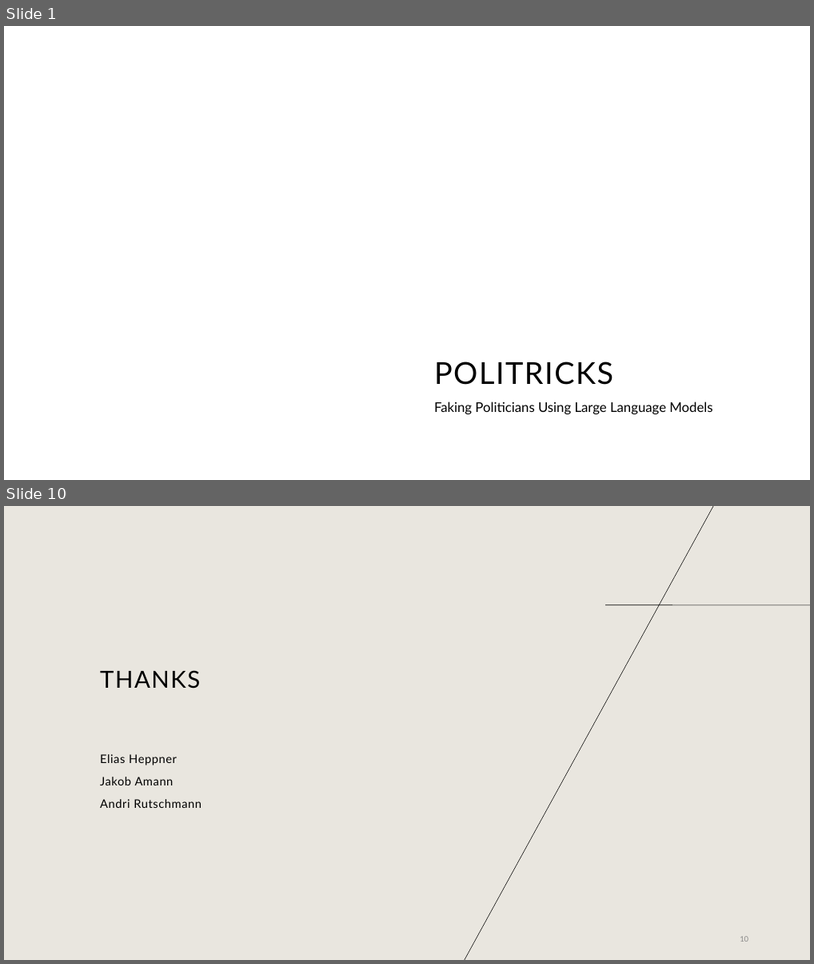
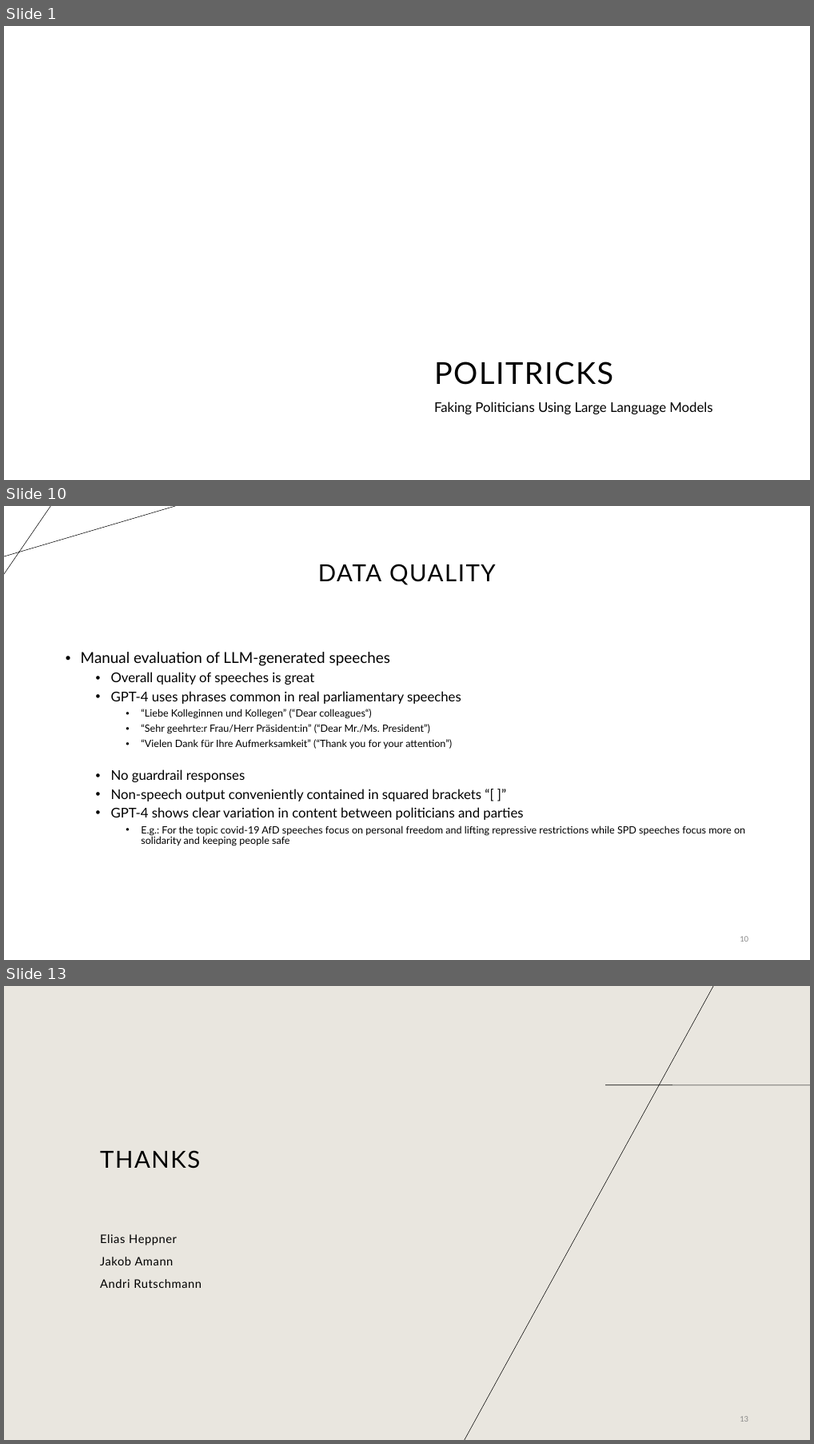
Before and after one commit to EliasHepp/Politricks, a slide deck: final_presentation.odp. Shown one above the other, each under a label of ours: slides 1 and 10 before the commit, slides 1, 10 and 13 after it; the slides between them are not shown. The pictures are 814x964 and 814x1444 pixels, drawn with LibreOffice and Linux fonts; fonts in the diff are those of the drawing; background and template pictures are left out. Boxes give left, top, right and bottom in pixels: in the first picture for what was removed or moved away, otherwise in the second. Text is boxed around its words. In the diff, an @@ line names an element or a change of style, - is before the commit and + after.

```diff
--- a/final_presentation.odp
+++ b/final_presentation.odp
@@ slide 10 added at (4, 506, 810, 960), background #FFFFFF @@
@@ line added from (4, 556) to (175, 506), #000000 0.51 pt @@
@@ line added from (50, 506) to (4, 574), #000000 0.51 pt @@
@@ title added at (318, 564, 496, 585), 28 pt, text #000000 @@
+DATA QUALITY
@@ text added at (81, 652, 746, 846), 12 pt, text #000000 @@
+• Manual evaluation of LLM-generated speeches
+  • Overall quality of speeches is great
+  • GPT-4 uses phrases common in real parliamentary speeches
+    • “Liebe Kolleginnen und Kollegen” (“Dear colleagues“)
+    • “Sehr geehrte:r Frau/Herr Präsident:in” (“Dear Mr./Ms. President”)
+    • “Vielen Dank für Ihre Aufmerksamkeit” (“Thank you for your attention”)
+  • No guardrail responses
+  • Non-speech output conveniently contained in squared brackets “[ ]”
+  • GPT-4 shows clear variation in content between politicians and parties
+    • E.g.: For the topic covid-19 AfD speeches focus on personal freedom and lifting repressive restrictions while SPD speeches focus more on solidarity and keeping people safe
@@ page number added at (740, 936, 749, 941), 9 pt, text #898989 @@
+10
@@ what was slide 10 is now slide 13 @@
```
Also in this commit, not shown: 3 slides changed, 7 other slides added, 5 slides removed, 1 other file.
